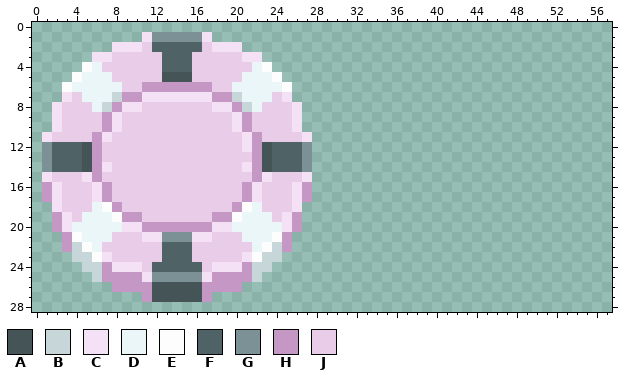
Two versions of one pixel-art sprite, assets/1x/stakes.png. The first picture shows the starting point.
The file is 58x29 pixels.
Palette (. is transparent): A #445457  B #c7d6d9  C #f5e1f5  D #ebf6f8  E #fdfdfd  F #4f6367  G #7c9195  H #c497c4  J #e8cce8
Pixels before, first column x 1:
 1 ..........CGGGGGC..........
 2 .......CCCJFFFFFJCCC.......
 3 .....CCJJJJJFFFJJJJJCC.....
 4 ....EDJJJJJJFFFJJJJJJDE....
 5 ...EDDDJJJJJAAAJJJJJDDDE...
 6 ..EDDDDDJJHHHHHHHJJDDDDDE..
 7 ..CJDDDBHHCCCCCCCHHBDDDJC..
 8 .CJJJDBHCCJJJJJJJCCHBDJJJC.
 9 .CJJJJHCJJJJJJJJJJJCHJJJJC.
10 .CJJJJHCJJJJJJJJJJJCHJJJJC.
11 CJJJJHCJJJJJJJJJJJJJCHJJJJC
12 GFFFAHJJJJJJJJJJJJJJCHAFFFG
13 GFFFAHJJJJJJJJJJJJJJJHAFFFG
14 GFFFAHCJJJJJJJJJJJJJCHAFFFG
15 CJJJCHJJJJJJJJJJJJJJJHCJJJC
16 HCJJJCHJJJJJJJJJJJJJHCJJJCH
17 HCJJJCHJJJJJJJJJJJJJHCJJJCH
18 .CJJJDEHJJJJJJJJJJJHEDJJJC.
19 .HCJDDDEHHJJJJJJJHHEDDDJCH.
20 .HCDDDDDCCHHHHHHHCCDDDDDCH.
21 ..HEDDDJJJCCGGGCCJJJDDDEH..
22 ..HBEDJJJJJJFFFJJJJJJDEBH..
23 ...BBECJJJJJFFFJJJJJCEBB...
24 ....BBHCCCJFFFFFJCCCHBB....
25 .....BHHHHCGGGGGCHHHHB.....
26 .......HHHHAAAAAHHHH.......
27 ..........HAAAAAH..........
And afterwards:
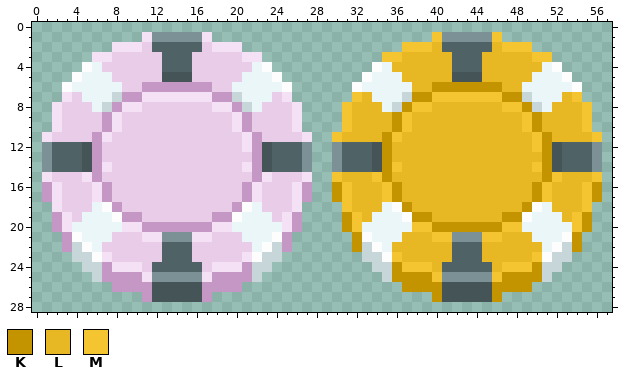
Colours new in this view: K #c49400  L #e8b824  M #f5c531
The commit says: added Saffron Stake
Diff:
Changed rows in their new state; - is an unchanged pixel.
first column x 30:
 1 ----------MGGGGGM----------
 2 -------MMMLFFFFFLMMM-------
 3 -----MMLLLLLFFFLLLLLMM-----
 4 ----EDLLLLLLFFFLLLLLLDE----
 5 ---EDDDLLLLLAAALLLLLDDDE---
 6 --EDDDDDLLKKKKKKKLLDDDDDE--
 7 --MLDDDBKKMMMMMMMKKBDDDLM--
 8 -MLLLDBKMMLLLLLLLMMKBDLLLM-
 9 -MLLLLKMLLLLLLLLLLLMKLLLLM-
10 -MLLLLKMLLLLLLLLLLLMKLLLLM-
11 MLLLLKMLLLLLLLLLLLLLMKLLLLM
12 GFFFAKLLLLLLLLLLLLLLMKAFFFG
13 GFFFAKLLLLLLLLLLLLLLLKAFFFG
14 GFFFAKMLLLLLLLLLLLLLMKAFFFG
15 MLLLMKLLLLLLLLLLLLLLLKMLLLM
16 KMLLLMKLLLLLLLLLLLLLKMLLLMK
17 KMLLLMKLLLLLLLLLLLLLKMLLLMK
18 -MLLLDEKLLLLLLLLLLLKEDLLLM-
19 -KMLDDDEKKLLLLLLLKKEDDDLMK-
20 -KMDDDDDMMKKKKKKKMMDDDDDMK-
21 --KEDDDLLLMMGGGMMLLLDDDEK--
22 --KBEDLLLLLLFFFLLLLLLDEBK--
23 ---BBEMLLLLLFFFLLLLLMEBB---
24 ----BBKMMMLFFFFFLMMMKBB----
25 -----BKKKKMGGGGGMKKKKB-----
26 -------KKKKAAAAAKKKK-------
27 ----------KAAAAAK----------
Boxes around the changes in both pictures, in picture pixels (x1, y1, x2, y2):
added: (332, 32, 602, 302)
